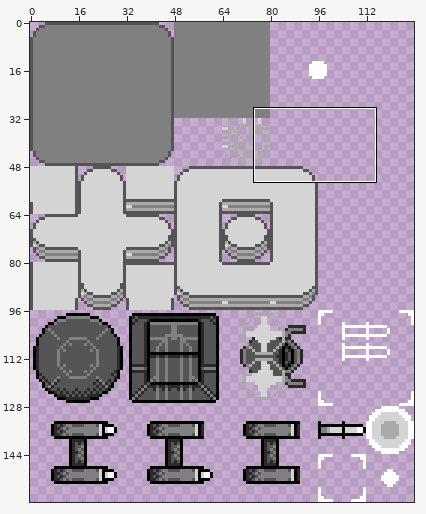
Two versions of one pixel-art file, resource/image/tileset.ase. Above, an overview of the earlier version with the close-up marked.
Close-up. As it was:
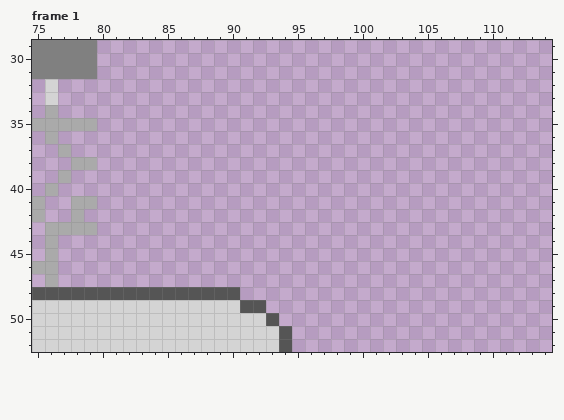
128x160 pixels, 8 frames. Shown: frame 1: x 75..114, y 29..52.
New version:
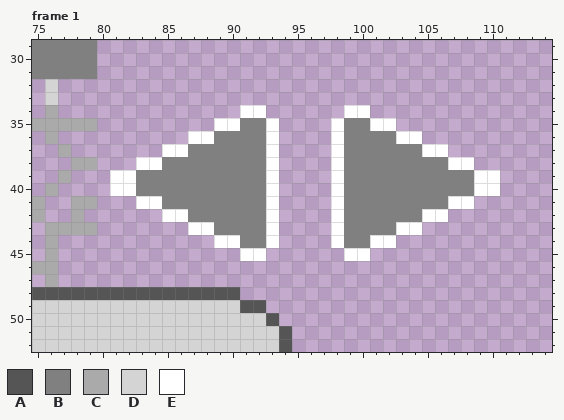
Palette (. is transparent): A #555555  B #808080  C #aaaaaa  D #d4d4d4  E #ffffff
Diff:
Frame 1, layer "base":
There is now colour B in row 35 at x 91 to 92 and 99 to 100; in row 36 at x 89 to 92 and 99 to 102; in row 37 at x 87 to 92 and 99 to 104; in row 38 at x 85 to 92 and 99 to 106; in rows 39 to 40 at x 83 to 92 and 99 to 108; in row 41 at x 85 to 92 and 99 to 106.
There is now colour B in row 42 at x 87 to 92 and 99 to 104; in row 43 at x 89 to 92 and 99 to 102; in row 44 at x 91 to 92 and 99 to 100.
There is now colour E in row 34 at x 91 to 92 and 99 to 100; in row 35 at x 89 to 90, 93, 98 and 101 to 102; in row 36 at x 87 to 88, 93, 98 and 103 to 104; in row 37 at x 85 to 86, 93, 98 and 105 to 106; in row 38 at x 83 to 84, 93, 98 and 107 to 108; in rows 39 to 40 at x 81 to 82, 93, 98 and 109 to 110.
There is now colour E in row 41 at x 83 to 84, 93, 98 and 107 to 108; in row 42 at x 85 to 86, 93, 98 and 105 to 106; in row 43 at x 87 to 88, 93, 98 and 103 to 104; in row 44 at x 89 to 90, 93, 98 and 101 to 102; in row 45 at x 91 to 92 and 99 to 100.
Where, in picture pixels (left, top, right, bottom), the same in both close-ups:
added: (110, 105, 500, 261)
